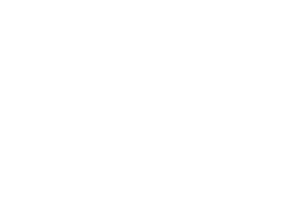
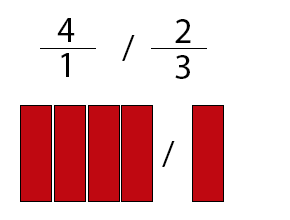
Revision of a layered 290 × 220 image; what changed, layer by layer:
showed group "Parte1" (10 layers) over [20, 18, 224, 202]
